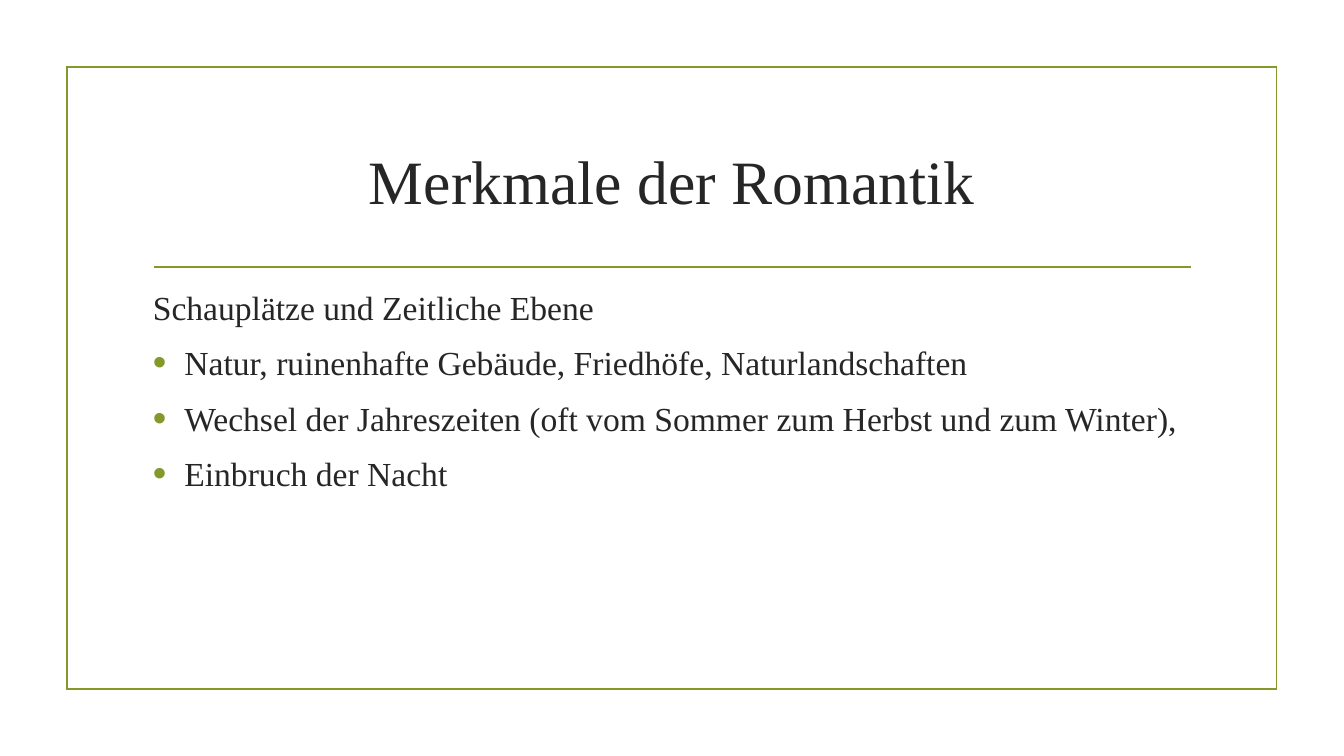
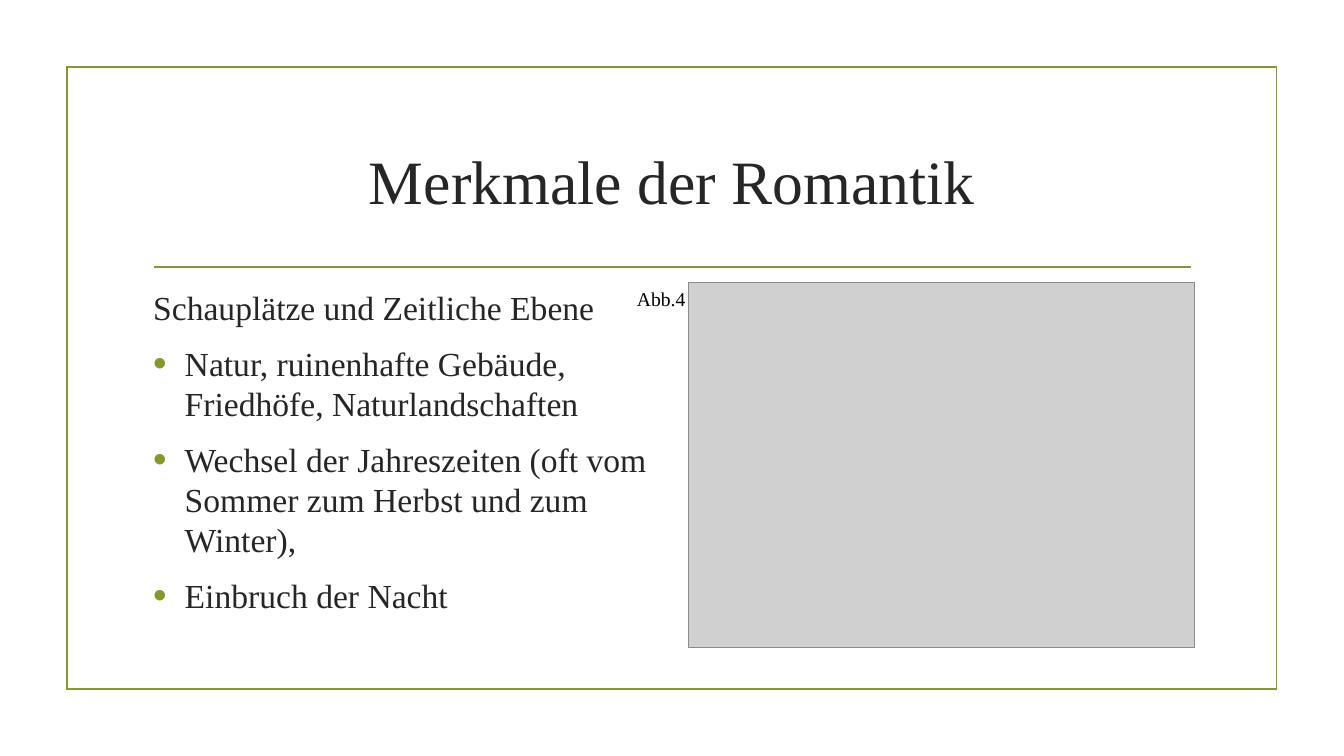
Before and after one commit to AkazeX/Schule, a slide deck: slide 7 of BM/Deutsch/Romantik/Romantik.pptx (slide 6 before the commit). Drawn at 1344x756 pixels with LibreOffice and Linux fonts; fonts in the diff are those of the drawing; grey boxes stand for pictures; background and template pictures are left out. Boxes give left, top, right and bottom in pixels: in the first picture for what was removed or moved away, otherwise in the second. Text is boxed around its words. In the diff, an @@ line names an element or a change of style, - is before the commit and + after.

```diff
--- a/BM/Deutsch/Romantik/Romantik.pptx
+++ b/BM/Deutsch/Romantik/Romantik.pptx
@@ text "Schauplätze und Zeitliche Ebene" rewrapped from (153,296,1177,487) to (153,296,647,609) @@
@@ text added at (637,292,685,307), 14 pt, text #000000 @@
+Abb.4
@@ picture added at (689,282,1195,647) @@
```
Also in this commit, not shown: 6 other slides changed, 2 slides added, 1 slide removed, 3 other files.
